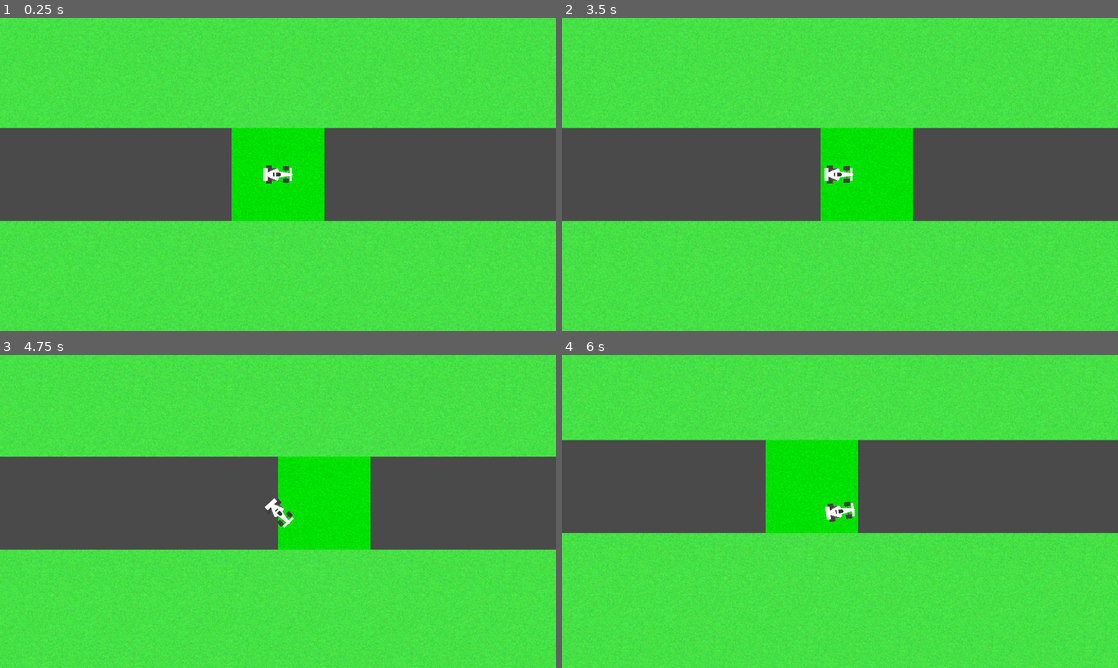
Above: before the commit, frames 1-4 (two rows, left to right).
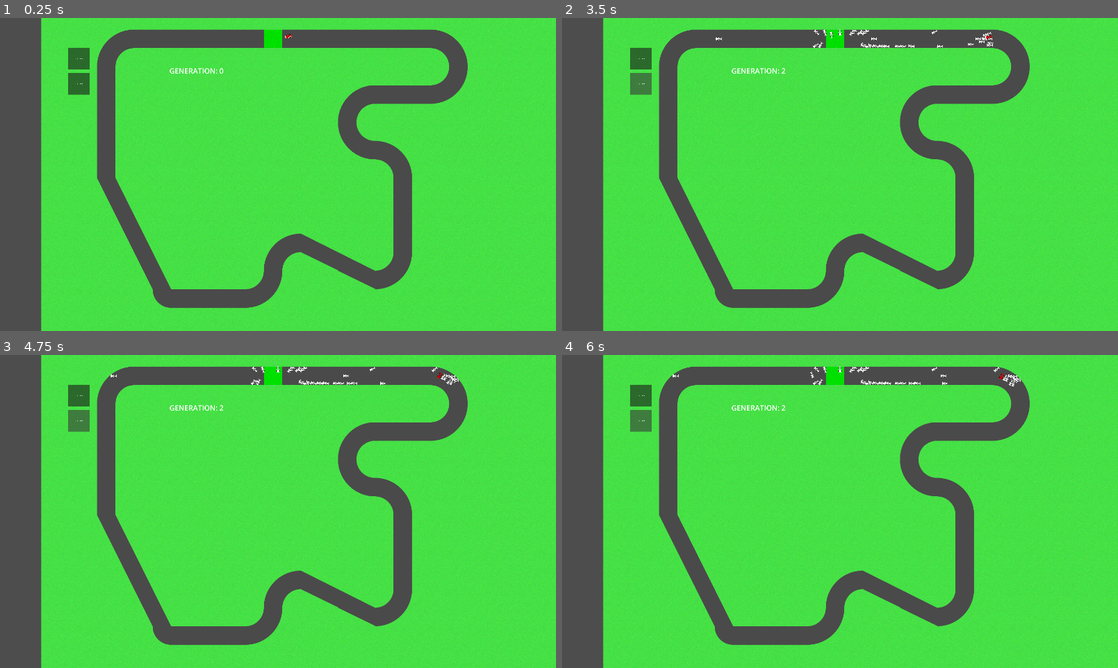
Above: after the commit, the same moments.

Repository: Seerban/Genetic-Self-Driving
Game: Godot game, scene res://Nodes/base.tscn
Same seed, same stepped clock (60 frames per second), same inputs: the game is played once before the commit and once after it.
Inputs (mouse positions are in pixels of both pictures, inside the frame that each line leads up to):
- Up to frame 1 (0.25 s): no input
- Up to frame 2 (3.5 s): click (639, 58) at 0.5 s, where only the run after the commit has a clickable "CHOOSE BEST"; click (639, 83) at 1.25 s, where only the run after the commit has a clickable "CHOOSE BEST"; hold D 2.03-2.78 s; hold S from 2.78 s (still down)
- Up to frame 3 (4.75 s): release S at 3.53 s; hold D 3.53-4.28 s; hold W from 4.28 s (still down)
- Up to frame 4 (6 s): release W at 5.03 s; hold A from 5.03 s (still down)

The runs differ from the first frame. In frame 1, 42% of the frame differs, in the area x 0-100%, y 0-100%; in frame 2, 42%; in frame 3, 42%; in frame 4, 42%.

Commit message:
Added algorithm and mutation, best always passes

Diff:
--- a/Nodes/base.tscn
+++ b/Nodes/base.tscn
@@ -1,11 +1,55 @@
-[gd_scene load_steps=2 format=3 uid="uid://h8ssn6ytd4hj"]
+[gd_scene load_steps=5 format=3 uid="uid://h8ssn6ytd4hj"]
 
 [ext_resource type="Script" uid="uid://54tqy7358qug" path="res://Scripts/base.gd" id="1_fyxmt"]
+[ext_resource type="PackedScene" uid="uid://cq2rwc5lbfree" path="res://Nodes/track.tscn" id="2_2pays"]
+[ext_resource type="Script" uid="uid://blp2q2wv2i0m5" path="res://Nodes/label.gd" id="3_doy6r"]
+
+[sub_resource type="LabelSettings" id="LabelSettings_2pays"]
+font_size = 100
 
 [node name="Base" type="Node2D"]
 script = ExtResource("1_fyxmt")
 
 [node name="Camera" type="Camera2D" parent="."]
+position = Vector2(2500, 2000)
+zoom = Vector2(0.2, 0.2)
 
-[node name="RayCast2D" type="RayCast2D" parent="."]
-target_position = Vector2(286, 224)
+[node name="Track" parent="." instance=ExtResource("2_2pays")]
+
+[node name="Button" type="Button" parent="."]
+custom_minimum_size = Vector2(50, 50)
+anchors_preset = 15
+anchor_right = 1.0
+anchor_bottom = 1.0
+offset_left = -400.0
+offset_top = 250.0
+offset_right = -100.0
+offset_bottom = 550.0
+grow_horizontal = 2
+grow_vertical = 2
+text = "CHOOSE BEST"
+
+[node name="Button2" type="Button" parent="."]
+custom_minimum_size = Vector2(50, 50)
+anchors_preset = 15
+anchor_right = 1.0
+anchor_bottom = 1.0
+offset_left = -400.0
+offset_top = 600.0
+offset_right = -100.0
+offset_bottom = 900.0
+grow_horizontal = 2
+grow_vertical = 2
+text = "CHOOSE BEST"
+
+[node name="Label" type="Label" parent="."]
+offset_left = 1000.0
+offset_top = 500.0
+offset_right = 2538.0
+offset_bottom = 1300.0
+text = "TOTAL CARS:"
+label_settings = SubResource("LabelSettings_2pays")
+script = ExtResource("3_doy6r")
+
+[connection signal="pressed" from="Button" to="." method="_on_button_pressed"]
+[connection signal="pressed" from="Button2" to="." method="_on_button_2_pressed"]
--- a/Nodes/car.tscn
+++ b/Nodes/car.tscn
@@ -15,6 +15,7 @@
 height = 468.0
 
 [node name="Car" type="CharacterBody2D"]
+collision_layer = 2
 script = ExtResource("1_fbcgl")
 
 [node name="Sprite" type="Sprite2D" parent="."]
--- /dev/null
+++ b/Nodes/label.gd
@@ -0,0 +1,6 @@
+extends Label
+
+@onready var base = $".."
+
+func _physics_process(delta: float) -> void:
+	text = "GENERATION: " + str(base.generation)
--- a/Nodes/track.gd
+++ /dev/null
@@ -1,6 +0,0 @@
-extends TileMapLayer
-
-@export var start_pos : Vector2
-
-func _ready() -> void:
-	start_pos = map_to_local(get_used_cells_by_id( 0, Vector2i(2, 2) )[0] )
--- a/Nodes/track.tscn
+++ b/Nodes/track.tscn
@@ -1,7 +1,7 @@
 [gd_scene load_steps=5 format=4 uid="uid://cq2rwc5lbfree"]
 
 [ext_resource type="Texture2D" uid="uid://bb0xqyq1urc1x" path="res://Sprites/TrackTileMap.png" id="1_x6sia"]
-[ext_resource type="Script" uid="uid://caglkkn8oj8mb" path="res://Nodes/track.gd" id="2_x6sia"]
+[ext_resource type="Script" uid="uid://caglkkn8oj8mb" path="res://Scripts/track.gd" id="2_x6sia"]
 
 [sub_resource type="TileSetAtlasSource" id="TileSetAtlasSource_1e00i"]
 texture = ExtResource("1_x6sia")
--- a/Scripts/GeneticRayCast.gd
+++ b/Scripts/GeneticRayCast.gd
@@ -3,7 +3,7 @@
 
 var negated : bool
 var genome_size : int
-const coef_scale := 0.01
+const coef_scale := 0.005
 const distance_scale := 0.005
 var turn_coef = [0, 0 ,0]
 var accel_coef = [0, 0 ,0]
@@ -26,6 +26,8 @@
 	genome_size = gen_size
 	target_position = Vector2(length, 0)
 	if gen == '': gen = "0".repeat(genome_size * 6)
+	if len(gen) != genome_size * 6:
+		print("GENETICRAYCAST WRONG SIZE: " + str(len(gen)), " EXPECTED: " + str(genome_size*6) )
 	assert( len(gen) == genome_size * 6 )
 
 	genome = gen
@@ -41,7 +43,7 @@
 	else: x = global_position.distance_to( get_collision_point() )
 	x *= distance_scale
 	x = turn_coef[0]*x**2 + turn_coef[1]*x + turn_coef[2]
-	print(x, ' ',turn_coef[0]*x**2, ' ',turn_coef[1]*x**2, ' ',turn_coef[2]*x**2)
+	#print(x, ' ',turn_coef[0]*x**2, ' ',turn_coef[1]*x**2, ' ',turn_coef[2]*x**2)
 	if negated: x *= -1
 	x = clamp(x, -1, 1)
 	return x
@@ -52,6 +54,5 @@
 	else: x = global_position.distance_to( get_collision_point() )
 	x *= distance_scale
 	x = accel_coef[0]*x**2 + accel_coef[1]*x + accel_coef[2]
-	if negated: x *= -1
 	x = clamp(x, -1, 1)
-	return x
+	return -x
--- a/Scripts/base.gd
+++ b/Scripts/base.gd
@@ -1,14 +1,79 @@
 extends Node2D
 
-@onready var car
+var timer = 0
+
+@onready var cars = []
+@onready var track = $Track
 @onready var camera = $Camera
 
+@export var generation = 0
+@export var car_count = 50
+@export var rays = 5 #per side + 1 middle
+@export var bits_accuracy = 11
+@export var ray_len = 800
+@export var mutation_chance = 0.05
+
 func _ready() -> void:
-	car = load("res://Nodes/car.tscn").instantiate()
-	var track = load("res://Nodes/track.tscn").instantiate()
-	add_child(track)
-	add_child(car)
-	car.global_position = track.start_pos * track.scale
+	spawn_cars(car_count)
+
+func spawn_cars(x : int, top_car : String = ''):
+	if not top_car:
+		top_car = "0".repeat((rays+1) * bits_accuracy * 6)
+		print("No top car, defaulting")
+	cars.clear()
+	cars.append( load("res://Nodes/car.tscn").instantiate() )
+	cars[0].init_code(rays, ray_len, bits_accuracy, top_car)
+	cars[0].name = "best"
+	cars[0].modulate = Color.RED
+	cars[0].z_index = 2
+	for i in range(1,x):
+		cars.append( load("res://Nodes/car.tscn").instantiate() )
+		cars[i].init_code( rays, ray_len, bits_accuracy, mutate(top_car, mutation_chance) )
+	for car in cars:
+		add_child(car)
+		car.global_position = Vector2(track.start_pos.x * track.scale.x, track.start_pos.y * track.scale.y)
+
+func select_best() -> Car:
+	var max_dist = -1
+	var max_index = 0
+	var best_wall = 9999
+	for i in range( len(cars) ):
+		if not is_instance_valid(cars[i]): continue
+		if cars[i].tiles_travelled > max_dist:
+			max_dist = cars[i].tiles_travelled
+			max_index = i
+		if cars[i].tiles_travelled == max_dist and cars[i].frames_on_wall < best_wall:
+			max_dist = cars[i].tiles_travelled
+			max_index = i
+	return cars[max_index]
+
+func mutate(code : String, chance : float) -> String:
+	var new_code = []
+	for i in code:
+		if randf() < chance:
+			if i == '0': new_code.append('1')
+			else: new_code.append('0')
+		else: new_code.append(i)
+	return ''.join(new_code)
+
+func next_gen() -> void:
+	generation += 1
+	var best_car = select_best().code
+	for i in cars:
+		if is_instance_valid(i):
+			i.queue_free()
+	spawn_cars(car_count, best_car)
 
 func _physics_process(delta: float) -> void:
-	camera.global_position = car.global_position
+	timer += delta
+	if timer > 10:
+		timer = 0
+		next_gen()
+
+func _on_button_pressed() -> void:
+	mutation_chance = 0.1
+	next_gen()
+
+func _on_button_2_pressed() -> void:
+	mutation_chance = 0.25
+	next_gen()
--- a/Scripts/car.gd
+++ b/Scripts/car.gd
@@ -1,7 +1,11 @@
 extends CharacterBody2D
+class_name Car
+
+@export var code : String
 
 var raycasts : Array[GeneticRayCast2D]
-var tiles_travelled : int = 0
+@export var tiles_travelled : int = 0
+@export var frames_on_wall : int = 0
 var last_tile : Vector2i = Vector2i(0, 0)
 
 @export var acceleration = 20
@@ -10,23 +14,40 @@
 @export var turn_speed_factor = 2 #1 means no turning at max speed
 @export var front_aero = 0.98
 @export var sideways_aero = 0.96
-@export var collision_penalty = 0.94
+@export var collision_penalty = 0.8
 
-@export var raycast_length = 400
-@export var raycast_count = 15 #per side + 1 middle
+@export var raycast_length = 500
+@export var raycast_count = 5 #per side + 1 middle
 
 @onready var track : TileMapLayer
 
+func init_code(rays : int, raylen : int, bits_accuracy : int, code : String) -> void:
+	self.raycast_count = rays
+	self.raycast_length = raylen
+	self.code = code
+	if len(code) == (rays+1) * bits_accuracy * 6:
+		var rayi = 0
+		for i in range(-90, 1, 180 / (raycast_count * 2)):
+			var ray = GeneticRayCast2D.new(bits_accuracy, code.substr(rayi*bits_accuracy*6, bits_accuracy*6), raycast_length )
+			var ray2 = GeneticRayCast2D.new(bits_accuracy, code.substr(rayi*bits_accuracy*6, bits_accuracy*6), raycast_length )
+			ray2.negated = true
+			rayi += 1
+			ray.collision_mask = 1
+			ray2.collision_mask = 1
+			ray.target_position = Vector2(0, raycast_length)
+			ray2.target_position = Vector2(0, raycast_length)
+			ray.rotation_degrees = rotation_degrees + i - 90
+			ray2.rotation_degrees = rotation_degrees + i + 180 / (raycast_count * 2)
+			raycasts.append(ray)
+			add_child(ray)
+			if i < 0:
+				raycasts.append(ray2)
+				add_child(ray2)
+	else:
+		print("WRONG CAR CODE LENGTH: ", len(code))
+
 func _ready() -> void:
 	track = get_tree().get_first_node_in_group("Track")
-	for i in range(-90, 91, 180 / (raycast_count * 2)):
-		var ray = GeneticRayCast2D.new(7, "011111001111100111110011111001111100111110")
-		ray.target_position = Vector2(0, raycast_length)
-		ray.rotation_degrees = rotation_degrees + i - 90
-		if i > 0:
-			ray.negated = true
-		raycasts.append(ray)
-		add_child(ray)
 
 func accel(x) -> void:
 	if x < 0: x *= 0.333
@@ -58,23 +79,34 @@
 func _physics_process(delta: float) -> void:
 	forces()
 	update_tile()
-	raycasts[0].get_turn_factor()
-	var turn = 0
-	var accel = 0
-	if Input.is_key_pressed(KEY_W): accel = 1
-	if Input.is_key_pressed(KEY_S): accel = -1
-	if Input.is_key_pressed(KEY_D): turn = 1
-	if Input.is_key_pressed(KEY_A): turn = -1
-	turn(turn)
-	accel(accel)
+	var turn_factor = 0
+	var accel_factor = 0
+	for i in range(0, len(raycasts) / 2):
+		turn_factor += raycasts[i].get_turn_factor()
+	for i in range(len(raycasts) / 2 + 1, len(raycasts)):
+		turn_factor += raycasts[i].get_turn_factor()
+	for i in raycasts:
+		accel_factor += i.get_accel_factor()
+	#var turn = 0
+	#var accel = 0
+	# if Input.is_key_pressed(KEY_W): accel = 1
+	# if Input.is_key_pressed(KEY_S): accel = -1
+	# if Input.is_key_pressed(KEY_D): turn = 1
+	# if Input.is_key_pressed(KEY_A): turn = -1
+	#if name == "best": print(turn_factor)
+	turn(turn_factor)
+	accel(accel_factor)
 	if move_and_slide():
 		collision()
 
 func update_tile() -> void:
-	var tile_pos = track.local_to_map(position / track.scale)
+	var tile_pos = track.local_to_map(global_position / track.scale)
 	if tile_pos != last_tile:
 		last_tile = tile_pos
 		tiles_travelled += 1
+		if tile_pos == track.start_cell and tiles_travelled < 30 and tiles_travelled > 2: queue_free()
 
 func collision() -> void:
 	velocity *= collision_penalty
+	frames_on_wall += 1
+	acceleration = 0
--- /dev/null
+++ b/Scripts/track.gd
@@ -0,0 +1,8 @@
+extends TileMapLayer
+
+@export var start_pos : Vector2i
+@export var start_cell : Vector2i
+
+func _ready() -> void:
+	start_pos = map_to_local(get_used_cells_by_id( 0, Vector2i(2, 2) )[0] )
+	start_cell = get_used_cells_by_id( 0, Vector2i(2, 2) )[0]
Not shown, added: Nodes/label.gd.uid
Renamed: Nodes/track.gd.uid -> Scripts/track.gd.uid
Not shown, added: Nodes/base.tscn3383607912.tmp
Not shown, added: Nodes/base.tscn3390740143.tmp
